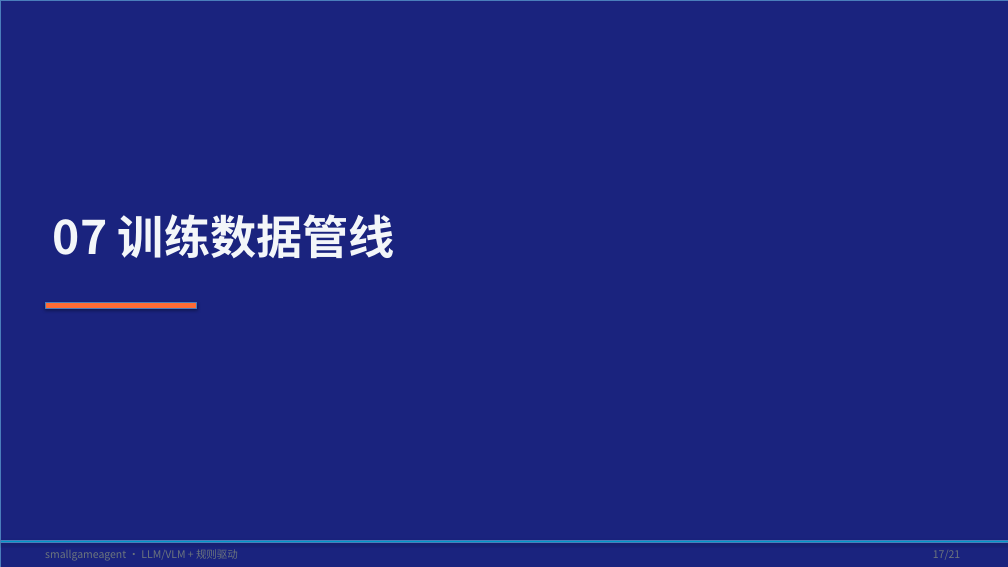
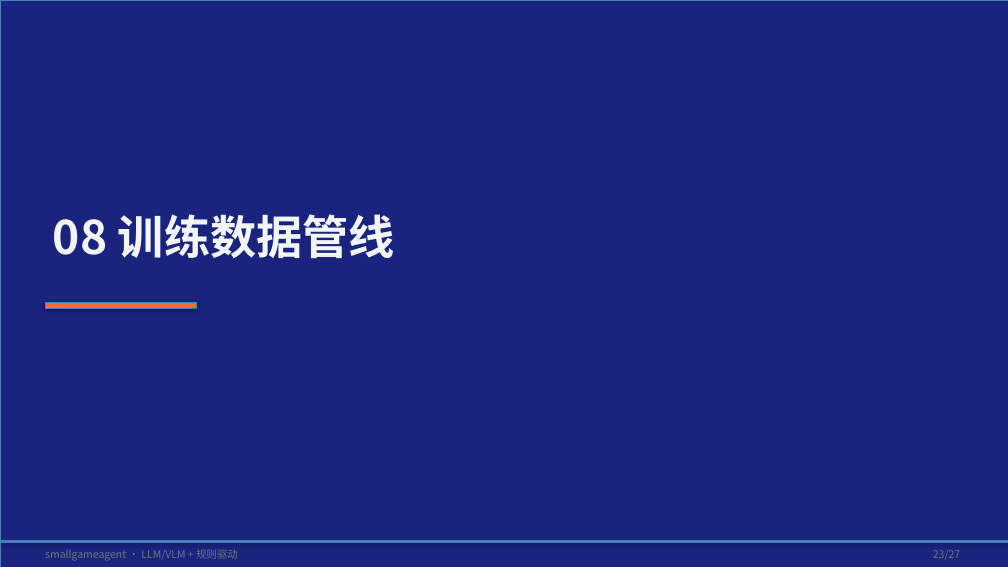
Before and after one commit to tzhazuma/smallgameagent, a slide deck: slide 23 of reports/smallgameagent_report.pptx (slide 17 before the commit). Drawn at 1008x567 pixels with LibreOffice and Linux fonts; fonts in the diff are those of the drawing. Boxes give left, top, right and bottom in pixels: in the first picture for what was removed or moved away, otherwise in the second. Text is boxed around its words. In the diff, an @@ line names an element or a change of style, - is before the commit and + after.

```diff
--- a/reports/smallgameagent_report.pptx
+++ b/reports/smallgameagent_report.pptx
@@ text at box(53, 214, 395, 259): text changed @@
-07 训练数据管线
+08 训练数据管线
@@ text at box(933, 550, 960, 559): text changed @@
-17/21
+23/27
```
Also in this commit, not shown: 19 other slides changed, 7 slides added, 1 slide removed, 16 other files.
